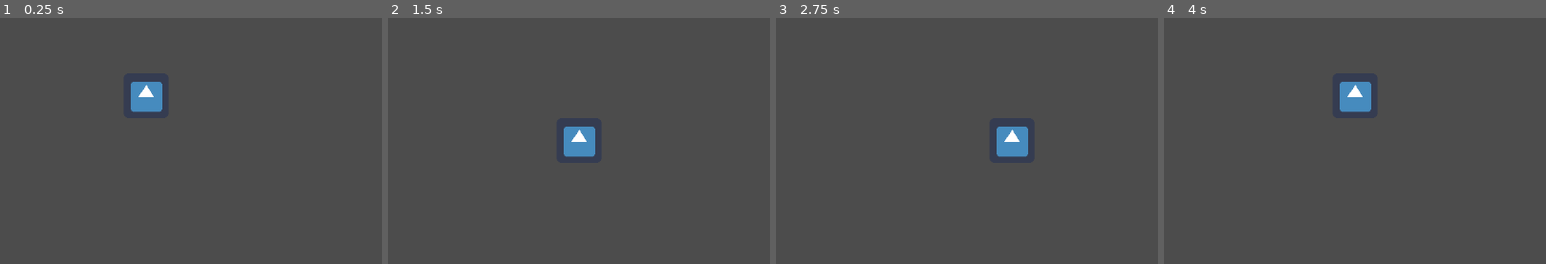
Above: before the commit, frames 1-4 (left to right).
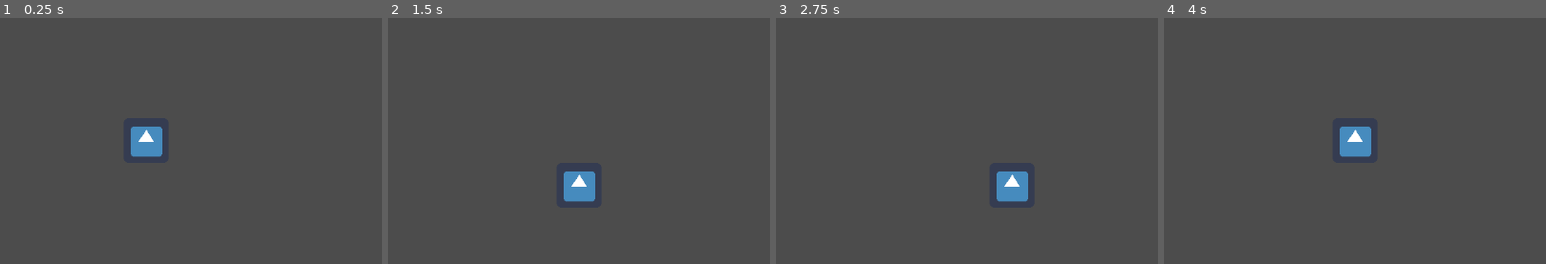
Above: after the commit, the same moments.

Repository: 8bit-treasure/game
Game: Godot game, scene res://room/Room.tscn
The game is run twice, just before and just after one commit, with the same random seed, the same clock (stepped at 60 frames per second) and the same inputs. This scene is started directly instead of the project's main scene. The engine's default icon, where the game draws it, is replaced by a stand-in: a white triangle on a blue panel in a dark square.
Inputs:
- Up to frame 1 (0.25 s): no input
- Up to frame 2 (1.5 s): tap Enter at 0.5 s; hold Right (ui_right) 0.53-1.28 s; tap Space at 1.25 s; hold Down (ui_down) from 1.28 s (still down)
- Up to frame 3 (2.75 s): tap Enter at 2 s; release Down (ui_down) at 2.03 s; hold Right (ui_right) from 2.03 s (still down)
- Up to frame 4 (4 s): tap Space at 2.75 s; release Right (ui_right) at 2.78 s; hold Up (ui_up) 2.78-3.53 s; tap Enter at 3.5 s; hold Left (ui_left) from 3.53 s (still down)
The pictures show only the part of the screen within x 31-81%, y 25-75%; the shares and areas given below are measured in that part.

The runs differ from the first frame. In frame 1, 2.0% of the frame differs, in the area x 34-43%, y 25-57%; in frame 2, 2.0%; in frame 3, 2.0%, in the area x 57-66%, y 44-75%; in frame 4, 2.0%.

Commit message:
Add vertical and horizontal loading scenes

Diff:
--- a/engine/SceneLoader.gd
+++ b/engine/SceneLoader.gd
@@ -1,16 +1,12 @@
 extends Area2D
 
-# Declare member variables here. Examples:
-# var a = 2
-# var b = "text"
 
 # Called when the node enters the scene tree for the first time.
 func _ready():
 	pass # Replace with function body.
 
+
 func _process(delta : float) -> void:
 	for body in get_overlapping_bodies():
 		print(body.name)
-# Called every frame. 'delta' is the elapsed time since the previous frame.
-#func _process(delta):
-#	pass
+		print(self.name.split('_')[0], self.name.split('_')[1])
--- /dev/null
+++ b/loading/HLoading.tscn
@@ -0,0 +1,23 @@
+[gd_scene load_steps=4 format=2]
+
+[ext_resource path="res://tiles/environment/WallTiles.tres" type="TileSet" id=1]
+[ext_resource path="res://entities/player/Player.tscn" type="PackedScene" id=2]
+[ext_resource path="res://engine/SceneLoader.tscn" type="PackedScene" id=3]
+
+[node name="HLoading" type="Node2D"]
+
+[node name="WallMap" type="TileMap" parent="."]
+tile_set = ExtResource( 1 )
+format = 1
+tile_data = PoolIntArray( -65531, 0, 0, -65530, 0, 0, -65529, 0, 0, -65527, 0, 0, -65526, 0, 0, -65525, 0, 0, 5, 0, 0, 11, 0, 0, 65541, 0, 0, 65547, 0, 0, 131077, 0, 0, 131083, 0, 0, 196613, 0, 0, 196619, 0, 0, 262149, 0, 0, 262155, 0, 0, 327685, 0, 0, 327691, 0, 0, 393221, 0, 0, 393227, 0, 0, 458757, 0, 0, 458763, 0, 0, 524293, 0, 0, 524299, 0, 0, 589829, 0, 0, 589835, 0, 0, 655365, 0, 0, 655371, 0, 0, 720901, 0, 0, 720902, 0, 0, 720903, 0, 0, 720905, 0, 0, 720906, 0, 0, 720907, 0, 0 )
+
+[node name="Player" parent="." instance=ExtResource( 2 )]
+position = Vector2( 544, 352 )
+
+[node name="Loaders" type="Node" parent="."]
+
+[node name="Room_Up" parent="Loaders" instance=ExtResource( 3 )]
+position = Vector2( 544, -128 )
+
+[node name="Room_Down" parent="Loaders" instance=ExtResource( 3 )]
+position = Vector2( 544, 832 )
--- /dev/null
+++ b/loading/VLoading.tscn
@@ -0,0 +1,23 @@
+[gd_scene load_steps=4 format=2]
+
+[ext_resource path="res://tiles/environment/WallTiles.tres" type="TileSet" id=1]
+[ext_resource path="res://entities/player/Player.tscn" type="PackedScene" id=2]
+[ext_resource path="res://engine/SceneLoader.tscn" type="PackedScene" id=3]
+
+[node name="VLoading" type="Node2D"]
+
+[node name="WallMap" type="TileMap" parent="."]
+tile_set = ExtResource( 1 )
+format = 1
+tile_data = PoolIntArray( 196607, 0, 0, 131072, 0, 0, 131073, 0, 0, 131074, 0, 0, 131075, 0, 0, 131076, 0, 0, 131077, 0, 0, 131078, 0, 0, 131079, 0, 0, 131080, 0, 0, 131081, 0, 0, 131082, 0, 0, 131083, 0, 0, 131084, 0, 0, 131085, 0, 0, 131086, 0, 0, 131087, 0, 0, 131088, 0, 0, 131089, 0, 0, 262143, 0, 0, 196625, 0, 0, 327679, 0, 0, 262161, 0, 0, 458751, 0, 0, 393233, 0, 0, 524287, 0, 0, 458769, 0, 0, 589823, 0, 0, 524288, 0, 0, 524289, 0, 0, 524290, 0, 0, 524291, 0, 0, 524292, 0, 0, 524293, 0, 0, 524294, 0, 0, 524295, 0, 0, 524296, 0, 0, 524297, 0, 0, 524298, 0, 0, 524299, 0, 0, 524300, 0, 0, 524301, 0, 0, 524302, 0, 0, 524303, 0, 0, 524304, 0, 0, 524305, 0, 0 )
+
+[node name="Player" parent="." instance=ExtResource( 2 )]
+position = Vector2( 480, 352 )
+
+[node name="Loaders" type="Node" parent="."]
+
+[node name="Room_Right" parent="Loaders" instance=ExtResource( 3 )]
+position = Vector2( 1152, 352 )
+
+[node name="Room_Left" parent="Loaders" instance=ExtResource( 3 )]
+position = Vector2( -64, 352 )
--- a/room/Room.tscn
+++ b/room/Room.tscn
@@ -11,12 +11,23 @@
 current = true
 
 [node name="Player" parent="." instance=ExtResource( 2 )]
-position = Vector2( 544, 288 )
+position = Vector2( 544, 352 )
 
 [node name="WallMap" type="TileMap" parent="."]
 tile_set = ExtResource( 1 )
 format = 1
 tile_data = PoolIntArray( 0, 0, 0, 1, 0, 0, 2, 0, 0, 3, 0, 0, 4, 0, 0, 5, 0, 0, 6, 0, 0, 7, 0, 0, 9, 0, 0, 10, 0, 0, 11 …(504 unchanged characters)…
 
-[node name="VLoading_Up" parent="." instance=ExtResource( 3 )]
+[node name="Loaders" type="Node" parent="."]
+
+[node name="VLoading_Up" parent="Loaders" instance=ExtResource( 3 )]
 position = Vector2( 544, -64 )
+
+[node name="HLoading_Left" parent="Loaders" instance=ExtResource( 3 )]
+position = Vector2( -64, 352 )
+
+[node name="HLoading_Right" parent="Loaders" instance=ExtResource( 3 )]
+position = Vector2( 1152, 352 )
+
+[node name="VLoading_Down" parent="Loaders" instance=ExtResource( 3 )]
+position = Vector2( 544, 768 )
